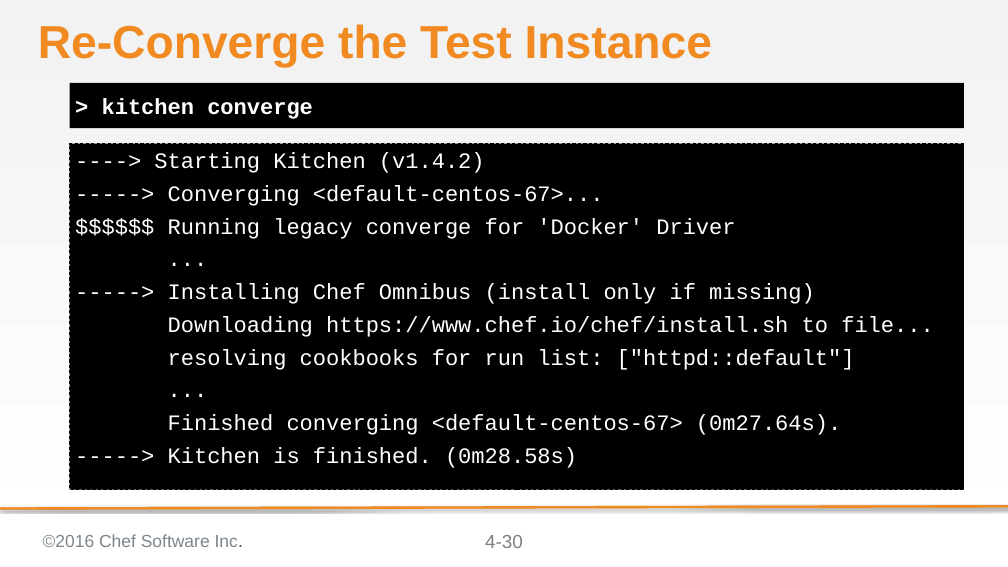
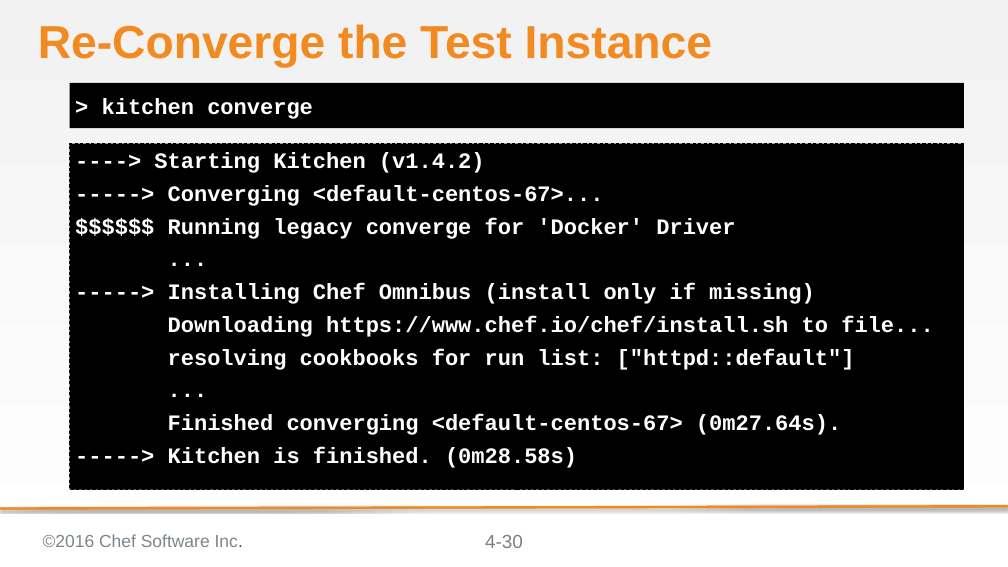
Before and after one commit to chef-training/test_driven_cookbook_development, a slide deck: slide 30 of 04-refactoring_cookbooks_with_tests.pptx. Drawn at 1008x567 pixels with LibreOffice and Linux fonts; fonts in the diff are those of the drawing; background and template pictures are left out. Boxes give left, top, right and bottom in pixels: in the first picture for what was removed or moved away, otherwise in the second. Text is boxed around its words. In the diff, an @@ line names an element or a change of style, - is before the commit and + after.

Commit message:
Update to all slide templates
Bolds every code slide
Ensure that they slides start in presenter mode
Fixes all the shadows for images to be the same

```diff
--- a/04-refactoring_cookbooks_with_tests.pptx
+++ b/04-refactoring_cookbooks_with_tests.pptx
@@ text "----> Starting Kitchen (v1.4.2)" at bbox=[70, 143, 964, 489]: bold on @@
```
Also in this commit, not shown: 23 other slides changed, 7 other files.
